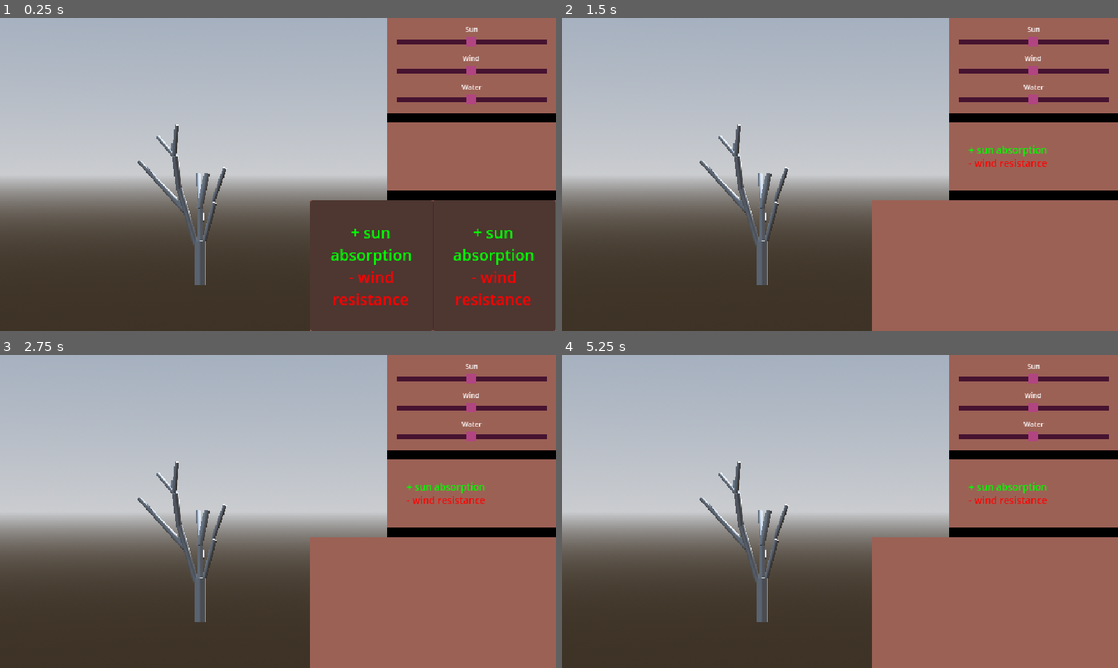
Above: before the commit, frames 1-4 (two rows, left to right).
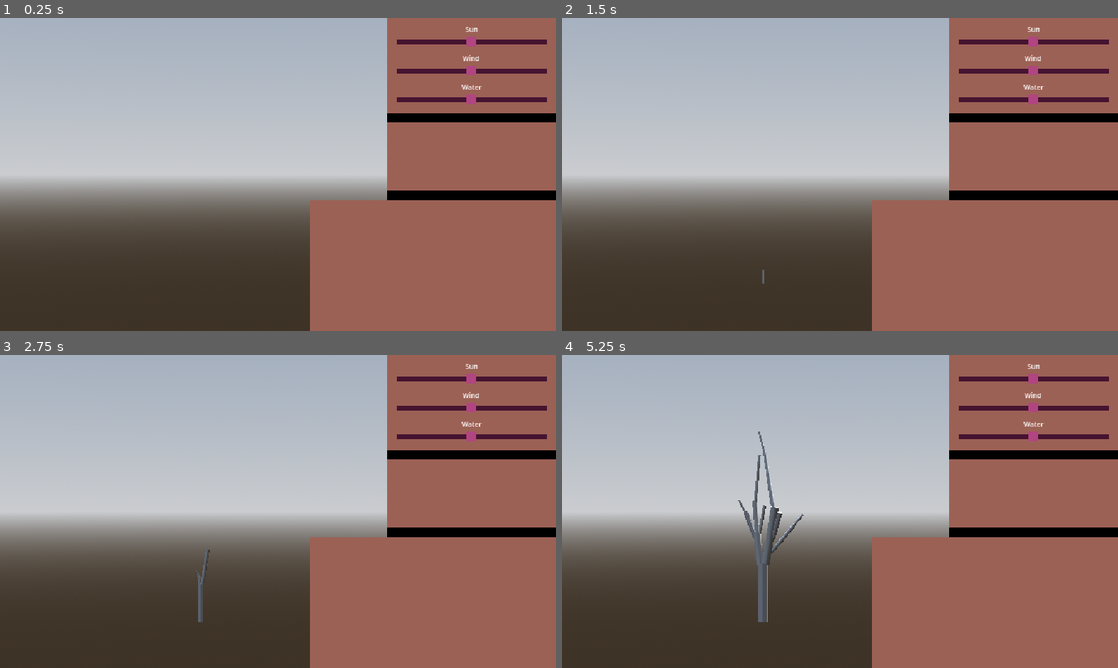
Above: after the commit, the same moments.

Repository: JeppeLindberg/comfy-jam-autumn-2025
Game: Godot game, scene res://scenes/main.tscn
Two runs of this game, one before a commit and one after it. Both use one fixed random seed, a clock stepped at 60 frames per second and the inputs below.
Inputs (mouse positions are in pixels of both pictures, inside the frame that each line leads up to):
- Up to frame 1 (0.25 s): no input
- Up to frame 2 (1.5 s): click (934, 265) at 0.5 s, where only the run before the commit has a clickable "[color=green]+ sun absorption…"; tap Enter at 1.25 s; move the mouse to (962, 158) at 1.27 s
- Up to frame 3 (2.75 s): tap Space at 2 s; move the mouse to (166, 527) at 2.02 s
- Up to frame 4 (5.25 s): tap Enter at 2.75 s; move the mouse to (895, 442) at 2.77 s; tap Space at 3.5 s; move the mouse to (812, 574) at 3.52 s; move the mouse to (1006, 558) at 4.27 s; move the mouse to (673, 464) at 5.02 s

The runs differ from the first frame. In frame 1, 20% of the frame differs, in the area x 24-100%, y 34-100%; in frame 2, 1.5%; in frame 3, 1.4%; in frame 4, 2.0%.

Commit message:
progress

Diff:
--- /dev/null
+++ b/prefabs/ui_card_2.tscn
@@ -0,0 +1,43 @@
+[gd_scene load_steps=2 format=3 uid="uid://crlofm1hgg0cc"]
+
+[ext_resource type="Script" uid="uid://mb16bcpybgi1" path="res://scripts/ui_card.gd" id="1_j5ppj"]
+
+[node name="card_2" type="Button" node_paths=PackedStringArray("text_label")]
+custom_minimum_size = Vector2(127.5, 136)
+script = ExtResource("1_j5ppj")
+card_text = "[color=green]+ wind resistance[/color]
+[color=red]- water absorption[/color]"
+wind_resistance_delta = 1
+water_absorption_delta = -1
+text_label = NodePath("text")
+
+[node name="center" type="CenterContainer" parent="."]
+layout_mode = 1
+anchors_preset = 8
+anchor_left = 0.5
+anchor_top = 0.5
+anchor_right = 0.5
+anchor_bottom = 0.5
+grow_horizontal = 2
+grow_vertical = 2
+mouse_filter = 2
+
+[node name="text" type="RichTextLabel" parent="."]
+layout_mode = 1
+anchors_preset = 15
+anchor_right = 1.0
+anchor_bottom = 1.0
+grow_horizontal = 2
+grow_vertical = 2
+mouse_filter = 2
+bbcode_enabled = true
+text = "[color=green]test[/color]
+[color=red]test[/color]"
+horizontal_alignment = 1
+vertical_alignment = 1
+
+[connection signal="button_down" from="." to="." method="_on_button_down"]
+[connection signal="button_up" from="." to="." method="_on_button_up"]
+[connection signal="mouse_entered" from="." to="." method="_on_mouse_entered"]
+[connection signal="mouse_exited" from="." to="." method="_on_mouse_exited"]
+[connection signal="pressed" from="." to="." method="_on_pressed"]
--- a/scenes/main.tscn
+++ b/scenes/main.tscn
@@ -10,6 +10,7 @@
 [ext_resource type="Script" uid="uid://ctjvw4xo7s8ui" path="res://scripts/cards.gd" id="4_yc10j"]
 [ext_resource type="PackedScene" uid="uid://bnt3ngxfcndaw" path="res://prefabs/branch_1.tscn" id="5_muem4"]
 [ext_resource type="PackedScene" uid="uid://coh2ohqj4pdbt" path="res://prefabs/branch_2.tscn" id="6_dp3eg"]
+[ext_resource type="PackedScene" uid="uid://crlofm1hgg0cc" path="res://prefabs/ui_card_2.tscn" id="6_jscy8"]
 [ext_resource type="PackedScene" uid="uid://kgp4f1m34n2t" path="res://prefabs/branch_3.tscn" id="7_0ld40"]
 [ext_resource type="PackedScene" uid="uid://3pdgkh8v6dlb" path="res://prefabs/branch_4.tscn" id="8_gqmmt"]
 [ext_resource type="PackedScene" uid="uid://bebgrdderbbep" path="res://prefabs/branch_5.tscn" id="9_yc10j"]
@@ -18,7 +19,6 @@
 [ext_resource type="PackedScene" uid="uid://b7i71oh263k7d" path="res://prefabs/branch_8.tscn" id="12_y6deb"]
 [ext_resource type="PackedScene" uid="uid://6jw82booy7nx" path="res://prefabs/branch_9.tscn" id="13_og1vs"]
 [ext_resource type="PackedScene" uid="uid://witndceekd8y" path="res://prefabs/branch_10.tscn" id="14_2wyq8"]
-[ext_resource type="Script" uid="uid://ceo5p8u1oc2jh" path="res://scripts/tree_part.gd" id="16_dp3eg"]
 [ext_resource type="PackedScene" uid="uid://d0p80on5l55d1" path="res://prefabs/ui_parameter.tscn" id="17_dp3eg"]
 [ext_resource type="Script" uid="uid://4jkiu32j3a8p" path="res://scripts/connector.gd" id="17_muem4"]
 [ext_resource type="PackedScene" uid="uid://couusae3a5or8" path="res://prefabs/ui_card_1.tscn" id="20_gqmmt"]
@@ -69,6 +69,7 @@
 [node name="cards" type="Node3D" parent="." node_paths=PackedStringArray("cards_container")]
 script = ExtResource("4_yc10j")
 cards_container = NodePath("../ui/panel/container/card_panel/margin/card_panel/container")
+cards = Array[PackedScene]([ExtResource("20_gqmmt"), ExtResource("6_jscy8")])
 
 [node name="tree" type="Node3D" parent="." node_paths=PackedStringArray("main") groups=["tree"]]
 script = ExtResource("1_0wfyh")
@@ -76,133 +77,122 @@
 growth_scale = SubResource("Curve_jkv2x")
 stump_prefabs = Array[PackedScene]([ExtResource("2_jkv2x"), ExtResource("3_jbj1t"), ExtResource("1_o5qli")])
 branch_prefabs = Array[PackedScene]([ExtResource("5_muem4"), ExtResource("6_dp3eg"), ExtResource("7_0ld40"), ExtResource("8_gqmmt"), ExtResource("9_yc10j"), ExtResource("10_jscy8"), ExtResource("11_pm3ni"), ExtResource("12_y6deb"), ExtResource("13_og1vs"), ExtResource("14_2wyq8")])
-
-[node name="@Node3D@335073" type="Node3D" parent="tree" groups=["tree_part"] instance=ExtResource("2_jkv2x")]
-transform = Transform3D(0.935884, 0, 0, 0, 0.99881, 0, 0, 0, 0.935884, 0, 0, 0)
-top_level = true
-script = ExtResource("16_dp3eg")
-stump = true
-matter = 2.8
-
-[node name="branch_0" type="Node3D" parent="tree/@Node3D@335073" groups=["connector"]]
+growth = 9.6
+
+[node name="stump" parent="tree" groups=["tree_part"] instance=ExtResource("2_jkv2x")]
+top_level = true
+
+[node name="branch_0" type="Node3D" parent="tree/stump" groups=["connector"]]
 transform = Transform3D(1, 0, 0, 0, 0.994149, 0.108017, 0, -0.108017, 0.994149, -0.0260136, 2.13899, 0)
 script = ExtResource("17_muem4")
 
-[node name="branch" type="Node3D" parent="tree/@Node3D@335073/branch_0" groups=["tree_part"] instance=ExtResource("13_og1vs")]
-transform = Transform3D(1, 0, 0, 0, 0.994163, 0.107888, 0, -0.107888, 0.994163, -0.0243457, 2.13644, 0)
-top_level = true
-script = ExtResource("16_dp3eg")
-matter = 2.4
-
-[node name="branch_11" type="Node3D" parent="tree/@Node3D@335073/branch_0/branch" groups=["connector"]]
-transform = Transform3D(0.9781, 0.208134, 0, -0.208134, 0.9781, 0, 0, 0, 1, -0.0456076, 1.60435, 0)
-script = ExtResource("17_muem4")
-
-[node name="branch" type="Node3D" parent="tree/@Node3D@335073/branch_0/branch/branch_11" groups=["tree_part"] instance=ExtResource("9_yc10j")]
-transform = Transform3D(0.9781, 0.208134, 0, -0.206919, 0.972391, 0.107888, 0.0224553, -0.105526, 0.994163, -0.0699533, 3.73143, -0.173091)
-top_level = true
-script = ExtResource("16_dp3eg")
-matter = 2.35
-
-[node name="branch_1" type="Node3D" parent="tree/@Node3D@335073/branch_0/branch" groups=["connector"]]
-transform = Transform3D(0.417562, -0.0332877, 0.908038, -0.633675, 0.70555, 0.317261, -0.651227, -0.707877, 0.273518, 0.037028, 1.01142, -0.115739)
-script = ExtResource("17_muem4")
-
-[node name="branch" type="Node3D" parent="tree/@Node3D@335073/branch_0/branch/branch_1" groups=["tree_part"] instance=ExtResource("7_0ld40")]
-transform = Transform3D(0.417563, -0.0332875, 0.908038, -0.700236, 0.62506, 0.344919, -0.57906, -0.779866, 0.237693, 0.0126823, 3.12947, -0.224184)
-top_level = true
-script = ExtResource("16_dp3eg")
-matter = 2.1
-
-[node name="branch_4" type="Node3D" parent="tree/@Node3D@335073/branch_0/branch/branch_1/branch" groups=["connector"]]
+[node name="branch" parent="tree/stump/branch_0" groups=["tree_part"] instance=ExtResource("6_dp3eg")]
+transform = Transform3D(1, 0, 0, 0, 0.994149, 0.108017, 0, -0.108017, 0.994149, -0.0260136, 2.13899, 0)
+top_level = true
+
+[node name="branch_2" type="Node3D" parent="tree/stump" groups=["connector"]]
+transform = Transform3D(0.966622, 0.253393, -0.0378563, -0.256205, 0.956012, -0.142826, -3.72529e-09, 0.147758, 0.989024, 0.176571, 2.12807, 0)
+script = ExtResource("17_muem4")
+
+[node name="branch" parent="tree/stump/branch_2" groups=["tree_part"] instance=ExtResource("5_muem4")]
+transform = Transform3D(0.966622, 0.253393, -0.0378563, -0.256205, 0.956012, -0.142826, -1.49012e-08, 0.147758, 0.989024, 0.176571, 2.12807, 0)
+top_level = true
+
+[node name="branch_5" type="Node3D" parent="tree/stump/branch_2/branch" groups=["connector"]]
+transform = Transform3D(0.991794, -0.125465, -0.024542, 0.123661, 0.990208, -0.0647821, 0.0324295, 0.0612156, 0.997598, 0.0112266, 3.43053, -0.0382116)
+script = ExtResource("17_muem4")
+
+[node name="branch" parent="tree/stump/branch_2/branch/branch_5" groups=["tree_part"] instance=ExtResource("7_0ld40")]
+transform = Transform3D(0.988798, 0.127317, -0.0779035, -0.140513, 0.970052, -0.198128, 0.0503455, 0.206855, 0.977075, 1.05814, 5.41028, 0.469095)
+top_level = true
+
+[node name="branch_7" type="Node3D" parent="tree/stump/branch_2/branch/branch_5/branch" groups=["connector"]]
 transform = Transform3D(0.991794, -0.125465, -0.024542, 0.123661, 0.990208, -0.0647821, 0.0324295, 0.0612156, 0.997598, -0.0256607, 1.39714, -0.0103516)
 script = ExtResource("17_muem4")
 
-[node name="branch" type="Node3D" parent="tree/@Node3D@335073/branch_0/branch/branch_1/branch/branch_4" groups=["tree_part"] instance=ExtResource("10_jscy8")]
-transform = Transform3D(0.437725, -0.0297652, 0.894207, -0.603607, 0.727909, 0.319511, -0.660412, -0.685027, 0.300658, -0.0539396, 4.01717, -1.30137)
-top_level = true
-script = ExtResource("16_dp3eg")
-matter = 2.0
-
-[node name="branch_2" type="Node3D" parent="tree/@Node3D@335073" groups=["connector"]]
-transform = Transform3D(0.966622, 0.253393, -0.0378563, -0.256205, 0.956012, -0.142826, -3.72529e-09, 0.147758, 0.989024, 0.176571, 2.12807, 0)
-script = ExtResource("17_muem4")
-
-[node name="branch" type="Node3D" parent="tree/@Node3D@335073/branch_2" groups=["tree_part"] instance=ExtResource("10_jscy8")]
-transform = Transform3D(0.966621, 0.253399, -0.0378572, -0.256211, 0.956036, -0.142656, 4.39435e-05, 0.147594, 0.989048, 0.16525, 2.12554, 0)
-top_level = true
-script = ExtResource("16_dp3eg")
-matter = 2.0
-
-[node name="branch_5" type="Node3D" parent="tree/@Node3D@335073/branch_2/branch" groups=["connector"]]
+[node name="branch" parent="tree/stump/branch_2/branch/branch_5/branch/branch_7" groups=["tree_part"] instance=ExtResource("12_y6deb")]
+transform = Transform3D(0.993902, -0.00275812, -0.110231, -0.0258274, 0.966054, -0.257045, 0.107198, 0.258325, 0.960092, 1.21145, 6.77124, 0.746694)
+top_level = true
+
+[node name="branch_8" type="Node3D" parent="tree/stump/branch_2/branch/branch_5/branch" groups=["connector"]]
+transform = Transform3D(0.991794, -0.0985859, -0.0813916, 0.123661, 0.901304, 0.415162, 0.0324295, -0.42182, 0.9061, 0.0522473, 0.792636, -0.0879184)
+script = ExtResource("17_muem4")
+
+[node name="branch" parent="tree/stump/branch_2/branch/branch_5/branch/branch_8" groups=["tree_part"] instance=ExtResource("10_jscy8")]
+transform = Transform3D(0.993902, 0.0501311, -0.098211, -0.0258274, 0.971739, 0.234642, 0.107198, -0.230675, 0.967108, 1.21757, 6.18926, 0.549783)
+top_level = true
+
+[node name="branch_9" type="Node3D" parent="tree/stump/branch_2/branch/branch_5/branch/branch_8/branch" groups=["connector"]]
+transform = Transform3D(0.912123, -0.00158859, 0.409914, -0.127979, 0.948904, 0.28845, -0.389427, -0.315562, 0.865313, -0.125279, 1.09208, -0.0962601)
+script = ExtResource("17_muem4")
+
+[node name="branch" parent="tree/stump/branch_2/branch/branch_5/branch/branch_8/branch/branch_9" groups=["tree_part"] instance=ExtResource("12_y6deb")]
+transform = Transform3D(0.938391, 0.0769826, 0.336892, -0.239296, 0.848083, 0.47275, -0.249319, -0.524241, 0.814255, 1.15725, 7.23112, 0.191344)
+top_level = true
+
+[node name="branch_10" type="Node3D" parent="tree/stump/branch_2/branch/branch_5/branch/branch_8/branch/branch_9/branch" groups=["connector"]]
+transform = Transform3D(0.997612, 0.0645515, -0.024542, -0.0660227, 0.995713, -0.0647821, 0.0202549, 0.0662477, 0.997598, -0.0431688, 1.53226, 0.0354956)
+script = ExtResource("17_muem4")
+
+[node name="branch" parent="tree/stump/branch_2/branch/branch_5/branch/branch_8/branch/branch_9/branch/branch_10" groups=["tree_part"] instance=ExtResource("8_gqmmt")]
+transform = Transform3D(0.937892, 0.159546, 0.308065, -0.285142, 0.860319, 0.422546, -0.197619, -0.484145, 0.852379, 1.24666, 8.55772, -0.572264)
+top_level = true
+
+[node name="branch_12" type="Node3D" parent="tree/stump/branch_2/branch/branch_5/branch/branch_8/branch/branch_9/branch" groups=["connector"]]
+transform = Transform3D(0.905208, -0.375815, -0.198394, 0.422053, 0.849595, 0.316321, 0.0496764, -0.370069, 0.927676, -0.02418, 0.867087, -0.0728135)
+script = ExtResource("17_muem4")
+
+[node name="branch" parent="tree/stump/branch_2/branch/branch_5/branch/branch_8/branch/branch_9/branch/branch_12" groups=["tree_part"] instance=ExtResource("6_dp3eg")]
+transform = Transform3D(0.898666, -0.41193, 0.150706, 0.164808, 0.635508, 0.7543, -0.406494, -0.653026, 0.638999, 1.17678, 7.93785, -0.316478)
+top_level = true
+
+[node name="branch_6" type="Node3D" parent="tree/stump/branch_2/branch" groups=["connector"]]
+transform = Transform3D(0.959979, 0.278995, -0.024542, -0.280019, 0.957807, -0.0647821, 0.0054326, 0.0690617, 0.997598, 0.0976302, 1.79542, 0.0464416)
+script = ExtResource("17_muem4")
+
+[node name="branch" parent="tree/stump/branch_2/branch/branch_6" groups=["tree_part"] instance=ExtResource("8_gqmmt")]
+transform = Transform3D(0.856777, 0.509769, -0.0779035, -0.514429, 0.834331, -0.198128, -0.036002, 0.209827, 0.977075, 0.724131, 3.81287, 0.311219)
+top_level = true
+
+[node name="branch_1" type="Node3D" parent="tree/stump" groups=["connector"]]
+transform = Transform3D(0.958457, -0.285105, 0.0086709, 0.285237, 0.958014, -0.0291361, 0, 0.030399, 0.999538, -0.241345, 1.94534, 0)
+script = ExtResource("17_muem4")
+
+[node name="branch" parent="tree/stump/branch_1" groups=["tree_part"] instance=ExtResource("10_jscy8")]
+transform = Transform3D(0.958457, -0.285105, 0.0086709, 0.285237, 0.958014, -0.0291361, 1.30385e-08, 0.030399, 0.999538, -0.241345, 1.94534, 0)
+top_level = true
+
+[node name="branch_13" type="Node3D" parent="tree/stump/branch_1/branch" groups=["connector"]]
 transform = Transform3D(0.978643, 0.0777261, 0.190308, -0.0633931, 0.994754, -0.0802884, -0.19555, 0.0665096, 0.978436, -0.0322904, 2.03461, 0.063557)
 script = ExtResource("17_muem4")
 
-[node name="branch" type="Node3D" parent="tree/@Node3D@335073/branch_2/branch/branch_5" groups=["tree_part"] instance=ExtResource("8_gqmmt")]
-transform = Transform3D(0.937315, 0.324684, 0.12657, -0.283449, 0.921618, -0.265097, -0.202722, 0.212604, 0.955878, 0.6472, 4.0699, 0.363155)
-top_level = true
-script = ExtResource("16_dp3eg")
-matter = 1.5
-
-[node name="branch_3" type="Node3D" parent="tree/@Node3D@335073" groups=["connector"]]
-transform = Transform3D(0.958457, -0.285105, 0.0086709, 0.285237, 0.958014, -0.0291361, 0, 0.030399, 0.999538, -0.241345, 1.94534, 0)
-script = ExtResource("17_muem4")
-
-[node name="branch" type="Node3D" parent="tree/@Node3D@335073/branch_3" groups=["tree_part"] instance=ExtResource("11_pm3ni")]
-transform = Transform3D(0.958457, -0.285105, 0.00867091, 0.285237, 0.958015, -0.0291014, -9.88133e-06, 0.0303657, 0.999539, -0.225871, 1.94303, 0)
-top_level = true
-script = ExtResource("16_dp3eg")
-matter = 2.5
-
-[node name="branch_6" type="Node3D" parent="tree/@Node3D@335073/branch_3/branch" groups=["connector"]]
-transform = Transform3D(0.985762, 0.165961, -0.0270165, -0.168145, 0.972955, -0.158386, -1.86265e-09, 0.160674, 0.987008, -0.00566167, 2.96503, 0)
-script = ExtResource("17_muem4")
-
-[node name="branch" type="Node3D" parent="tree/@Node3D@335073/branch_3/branch/branch_6" groups=["tree_part"] instance=ExtResource("13_og1vs")]
-transform = Transform3D(0.99275, -0.116936, 0.0278208, 0.120091, 0.974768, -0.188166, -0.00511557, 0.190142, 0.981743, -1.07664, 4.78195, 0.0900354)
-top_level = true
-script = ExtResource("16_dp3eg")
-matter = 2.4
-
-[node name="branch_8" type="Node3D" parent="tree/@Node3D@335073/branch_3/branch/branch_6/branch" groups=["connector"]]
-transform = Transform3D(0.9781, 0.208134, 0, -0.208134, 0.9781, 0, 0, 0, 1, -0.0456076, 1.60435, 0)
-script = ExtResource("17_muem4")
-
-[node name="branch" type="Node3D" parent="tree/@Node3D@335073/branch_3/branch/branch_6/branch/branch_8" groups=["tree_part"] instance=ExtResource("12_y6deb")]
-transform = Transform3D(0.991402, 0.0922503, 0.0277105, -0.0850831, 0.978415, -0.18742, -0.044402, 0.184914, 0.977852, -1.30953, 6.34035, 0.395324)
-top_level = true
-script = ExtResource("16_dp3eg")
-matter = 1.9
-
-[node name="branch_7" type="Node3D" parent="tree/@Node3D@335073/branch_3/branch/branch_6/branch" groups=["connector"]]
-transform = Transform3D(0.417562, -0.0332877, 0.908038, -0.633675, 0.70555, 0.317261, -0.651227, -0.707877, 0.273518, 0.037028, 1.01142, -0.115739)
-script = ExtResource("17_muem4")
-
-[node name="branch" type="Node3D" parent="tree/@Node3D@335073/branch_3/branch/branch_6/branch/branch_7" groups=["tree_part"] instance=ExtResource("7_0ld40")]
-transform = Transform3D(0.468652, -0.135244, 0.868509, -0.443238, 0.816948, 0.365382, -0.758942, -0.560629, 0.322919, -1.16138, 5.79408, 0.168534)
-top_level = true
-script = ExtResource("16_dp3eg")
-matter = 2.1
-
-[node name="branch_9" type="Node3D" parent="tree/@Node3D@335073/branch_3/branch/branch_6/branch/branch_7/branch" groups=["connector"]]
-transform = Transform3D(0.991794, -0.0985859, -0.0813916, 0.123661, 0.901304, 0.415162, 0.0324295, -0.42182, 0.9061, 0.0522473, 0.792636, -0.0879184)
-script = ExtResource("17_muem4")
-
-[node name="branch" type="Node3D" parent="tree/@Node3D@335073/branch_3/branch/branch_6/branch/branch_7/branch/branch_9" groups=["tree_part"] instance=ExtResource("12_y6deb")]
-transform = Transform3D(0.461754, -0.536675, 0.677457, -0.318297, 0.62754, 0.68628, -0.79344, -0.564069, 0.118947, -1.32045, 6.38634, -0.343884)
-top_level = true
-script = ExtResource("16_dp3eg")
-matter = 1.9
-
-[node name="branch_10" type="Node3D" parent="tree/@Node3D@335073/branch_3/branch" groups=["connector"]]
-transform = Transform3D(0.876822, -0.435524, -0.203719, 0.470409, 0.864711, 0.176041, 0.0994874, -0.250188, 0.963073, -0.0549002, 1.84033, -0.0424069)
-script = ExtResource("17_muem4")
-
-[node name="branch" type="Node3D" parent="tree/@Node3D@335073/branch_3/branch/branch_10" groups=["tree_part"] instance=ExtResource("5_muem4")]
-transform = Transform3D(0.707143, -0.666134, -0.237095, 0.697866, 0.711459, 0.0825148, 0.113718, -0.223811, 0.967976, -0.803546, 3.69166, 0.0134962)
-top_level = true
-script = ExtResource("16_dp3eg")
-matter = 2.2
+[node name="branch" parent="tree/stump/branch_1/branch/branch_13" groups=["tree_part"] instance=ExtResource("12_y6deb")]
+transform = Transform3D(0.954365, -0.208535, 0.213777, 0.224111, 0.973221, -0.0511423, -0.197387, 0.0967182, 0.975543, -0.851821, 3.88346, 0.125378)
+top_level = true
+
+[node name="branch_3" type="Node3D" parent="tree/stump/branch_1/branch" groups=["connector"]]
+transform = Transform3D(0.912123, -0.00158859, 0.409914, -0.127979, 0.948904, 0.28845, -0.389427, -0.315562, 0.865313, -0.125279, 1.09208, -0.0962601)
+script = ExtResource("17_muem4")
+
+[node name="branch" parent="tree/stump/branch_1/branch/branch_3" groups=["tree_part"] instance=ExtResource("12_y6deb")]
+transform = Transform3D(0.907341, -0.274796, 0.31815, 0.148912, 0.917804, 0.36805, -0.393138, -0.286571, 0.873682, -0.673612, 2.95864, -0.0630175)
+top_level = true
+
+[node name="branch_4" type="Node3D" parent="tree/stump/branch_1/branch/branch_3/branch" groups=["connector"]]
+transform = Transform3D(0.997612, 0.0645515, -0.024542, -0.0660227, 0.995713, -0.0647821, 0.0202549, 0.0662477, 0.997598, -0.0431688, 1.53226, 0.0354956)
+script = ExtResource("17_muem4")
+
+[node name="branch" parent="tree/stump/branch_1/branch/branch_3/branch/branch_4" groups=["tree_part"] instance=ExtResource("6_dp3eg")]
+transform = Transform3D(0.929762, -0.19397, 0.312919, 0.0954152, 0.947864, 0.304054, -0.355582, -0.252841, 0.899796, -1.12255, 4.37159, -0.454135)
+top_level = true
+
+[node name="branch_11" type="Node3D" parent="tree/stump/branch_1/branch/branch_3/branch" groups=["connector"]]
+transform = Transform3D(0.905208, -0.375815, -0.198394, 0.422053, 0.849595, 0.316321, 0.0496764, -0.370069, 0.927676, -0.02418, 0.867087, -0.0728135)
+script = ExtResource("17_muem4")
+
+[node name="branch" parent="tree/stump/branch_1/branch/branch_3/branch/branch_11" groups=["tree_part"] instance=ExtResource("8_gqmmt")]
+transform = Transform3D(0.72116, -0.692195, 0.0282048, 0.540442, 0.587595, 0.602209, -0.433419, -0.419045, 0.79784, -0.956989, 3.72405, -0.365609)
+top_level = true
 
 [node name="ui" type="Control" parent="."]
 layout_mode = 3
@@ -321,9 +311,3 @@
 grow_horizontal = 2
 grow_vertical = 2
 theme_override_constants/separation = 0
-
-[node name="card_1" parent="ui/panel/container/card_panel/margin/card_panel/container" instance=ExtResource("20_gqmmt")]
-layout_mode = 2
-
-[node name="card_2" parent="ui/panel/container/card_panel/margin/card_panel/container" instance=ExtResource("20_gqmmt")]
-layout_mode = 2
--- a/scripts/cards.gd
+++ b/scripts/cards.gd
@@ -1,9 +1,26 @@
 extends Node3D
 
 @export var cards_container: Control
+
+@export var cards: Array[PackedScene]
 
 
 
 func clear_cards():
 	for card in cards_container.get_children():
 		card.queue_free()
+
+func cards_available():
+	if len(cards_container.get_children()) > 0:
+		return true
+	else:
+		return false
+
+func generate_cards():
+	var possible_new_cards = []
+	possible_new_cards.append_array(cards)
+	possible_new_cards.shuffle()
+	var new_card_1 = possible_new_cards.pop_front().instantiate()
+	cards_container.add_child(new_card_1)
+	var new_card_2 = possible_new_cards.pop_front().instantiate()
+	cards_container.add_child(new_card_2)
--- a/scripts/tree.gd
+++ b/scripts/tree.gd
@@ -1,5 +1,7 @@
 @tool
 extends Node3D
+
+@onready var cards = get_node('/root/main/cards')
 
 @export var main: Node3D
 
@@ -11,12 +13,19 @@
 @export var base_matter_budget = 25.0
 
 @export_range(0.0, 1.0) var growth = 1.0
-
-var growth_history = []
+var prev_growth = 0.0
 
 
 func _ready():
 	add_to_group('tree', true)
+
+	if not Engine.is_editor_hint():
+		restart()
+
+func restart():
+	growth = 0.0
+
+	recreate()
 
 func recreate():
 	for child in get_children():
@@ -68,6 +77,8 @@
 		matter_budget -= new_tree_part.matter
 		print(matter_budget)
 
+	prev_growth = -1.0
+
 func _get_free_connectors():
 	var connectors = main.get_children_in_group(self, 'connector')
 	for i in range(len(connectors) -1, -1, -1):
@@ -80,18 +91,25 @@
 	for part in tree_parts:
 		part.set_growth(growth)
 
-func _process(_delta):
-	if growth_history == []:
-		growth_history = [growth, growth]
+func _done_growing():
+	if Engine.is_editor_hint():
+		return;
 
-	growth_history.append(growth)
-	growth_history.pop_front()
+	if not cards.cards_available():
+		cards.generate_cards()
 
-	if growth_history[0] != growth_history[1]:
+func _process(delta):
+	if not Engine.is_editor_hint():
+		growth += clampf(0.1 * delta, 0.0, 1.0)
+		if growth > 1.0:
+			growth = 1.0
+
+	if prev_growth != growth:
 		_update_growth()
+	else:
+		_done_growing()
 
 	if Engine.is_editor_hint():
 		pass
 
-	if not Engine.is_editor_hint():
-		pass
+	prev_growth = growth
--- a/scripts/tree_part.gd
+++ b/scripts/tree_part.gd
@@ -28,6 +28,9 @@
 	return tree
 
 func set_growth(growth):
+	if self.is_queued_for_deletion():
+		return
+
 	var calc_growth = growth * 2.0
 	calc_growth -= depth*0.1
 	if stump:
--- a/scripts/ui_card.gd
+++ b/scripts/ui_card.gd
@@ -3,6 +3,7 @@
 
 @onready var stats = get_node('/root/main/stats')
 @onready var cards = get_node('/root/main/cards')
+@onready var tree = get_node('/root/main/tree')
 
 @export_multiline var card_text = 'text'
 
@@ -30,6 +31,8 @@
 
 	cards.clear_cards()
 
+	tree.restart()
+
 
 func _on_button_down() -> void:
 	print('_on_button_down')
